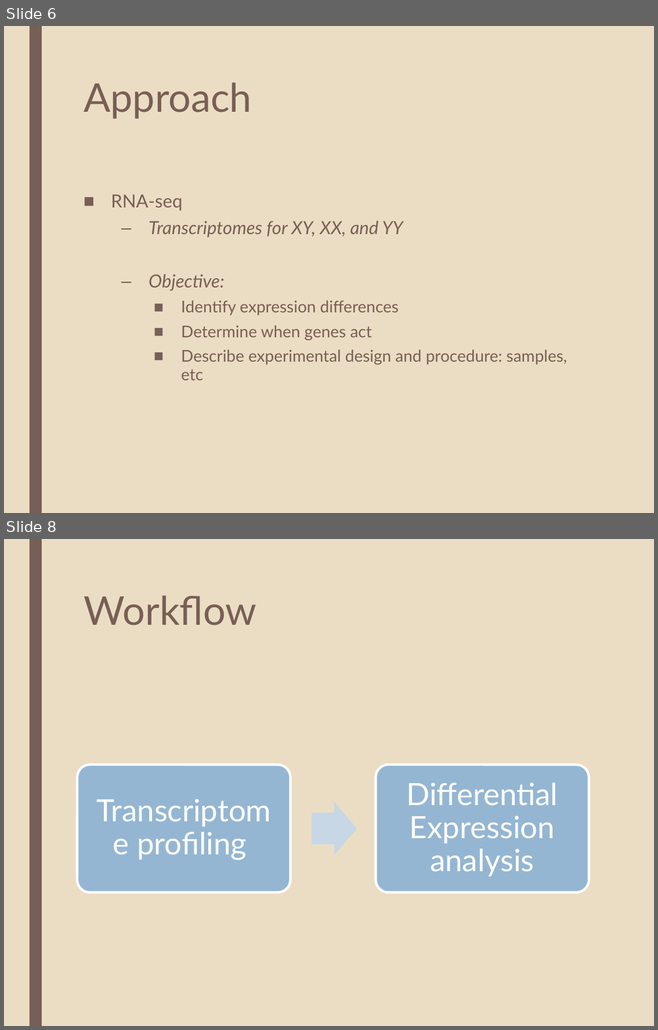
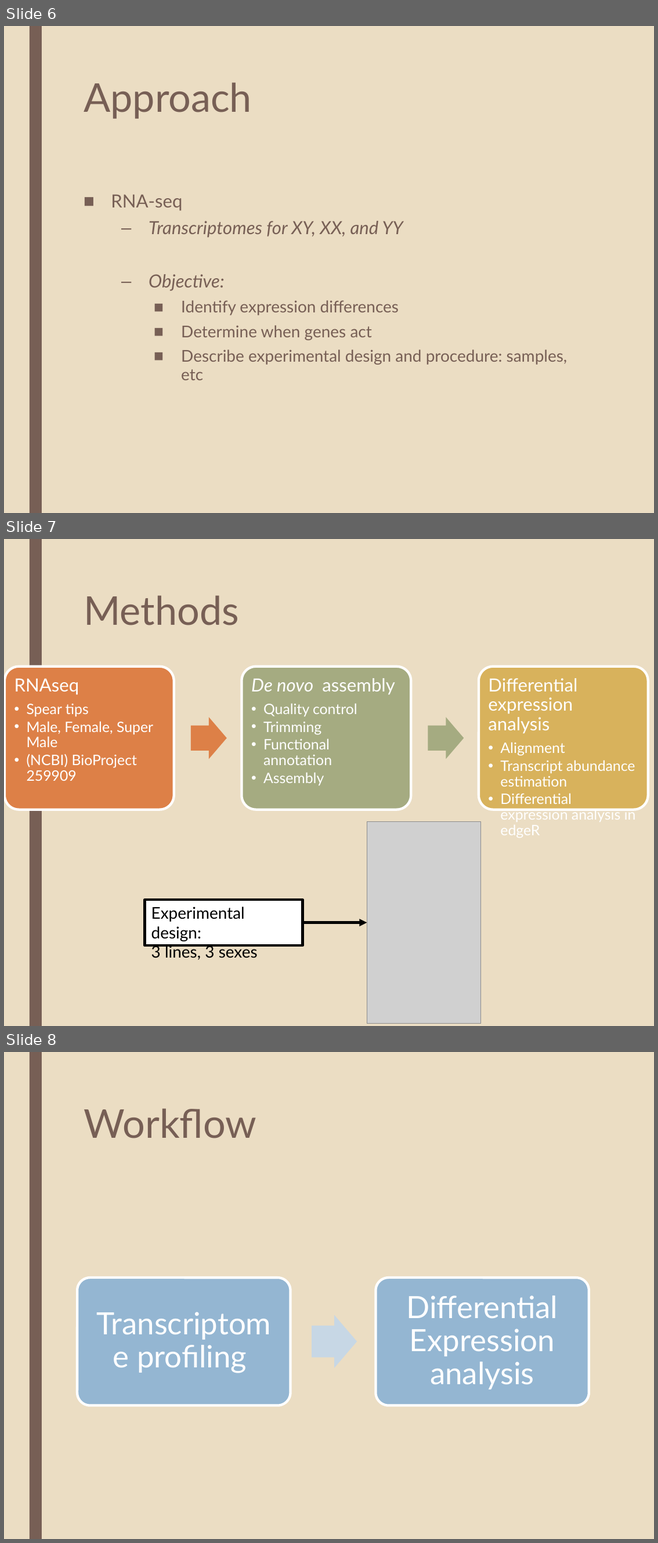
Before and after one commit to katholan/BCB546X-Spring2017_Valerin_final_project, a slide deck: asparagus.pptx. Shown one above the other, each under a label of ours: slides 6 and 8 before the commit, slides 6, 7 and 8 after it; the slides between them are not shown. The pictures are 658x1030 and 658x1543 pixels, drawn with LibreOffice and Linux fonts; fonts in the diff are those of the drawing; grey boxes stand for pictures. Boxes give left, top, right and bottom in pixels: in the first picture for what was removed or moved away, otherwise in the second. Text is boxed around its words. In the diff, an @@ line names an element or a change of style, - is before the commit and + after.

Commit message:
method slide added, some conclusions
method slide added, some conclusions and change to Valeria's part

```diff
--- a/asparagus.pptx
+++ b/asparagus.pptx
@@ slide 7 added at bbox=[4, 539, 654, 1026], background #EBDDC3; not listed: 1 template element that a slide beside it also shows @@
@@ title added at bbox=[83, 595, 239, 625], 44 pt, text #775F55 @@
+Methods
@@ group added at bbox=[5, 667, 648, 822]: 3 rounded rectangles, 3 texts, 2 right arrows @@
+RNAseq
+  •• Spear tips
+  •• Male, Female, Super Male
+  •• (NCBI) BioProject 259909
+De novo assembly
+  •• Quality control
+  •• Trimming
+  •• Functional annotation
+  •• Assembly
+Differential expression analysis
+  •• Alignment
+  •• Transcript abundance estimation
+  •• Differential expression analysis in edgeR
@@ picture added at bbox=[366, 821, 480, 1024] @@
@@ rectangle added at bbox=[145, 900, 303, 946], fill #FFFFFF, outline #000000 2.75 pt, 18 pt, text #000000 @@
+Experimental design:
+3 lines, 3 sexes
@@ arrow added from (302, 923) to (366, 923), #000000 2.75 pt @@
```
Also in this commit, not shown: 2 slides changed, 3 other slides added, 2 slides removed.
